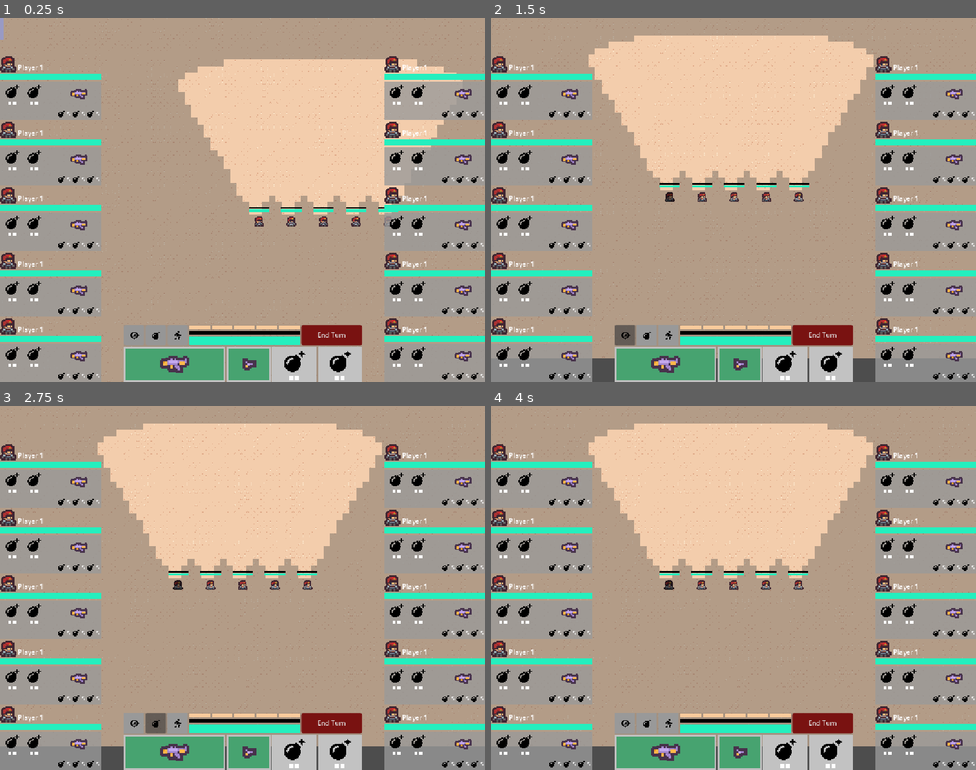
Above: before the commit, frames 1-4 (two rows, left to right).
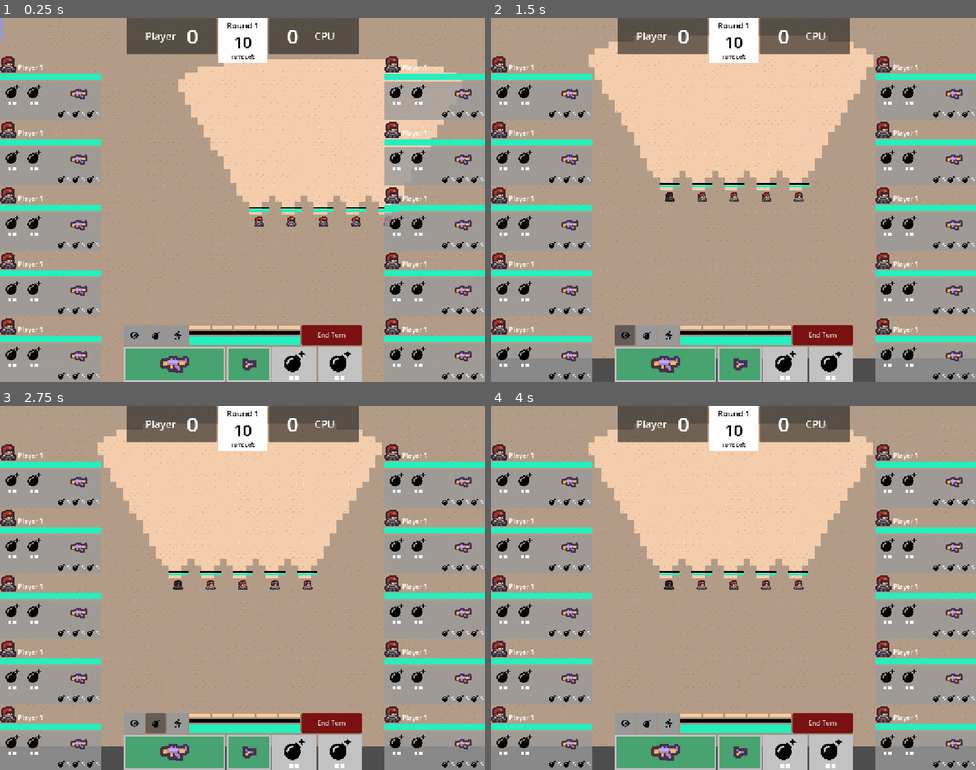
Above: after the commit, the same moments.

Repository: david8zhang/valorant-team-manager-godot
Game: Godot game, scene res://scenes/GameRound.tscn
The game is run twice, just before and just after one commit, with the same random seed, the same clock (stepped at 60 frames per second) and the same inputs.
Inputs (mouse positions are in pixels of both pictures, inside the frame that each line leads up to):
- Up to frame 1 (0.25 s): no input
- Up to frame 2 (1.5 s): click "End Turn" at 0.5 s; click (626, 334) at 1.25 s
- Up to frame 3 (2.75 s): click (155, 722) at 2 s
- Up to frame 4 (4 s): click (670, 722) at 2.75 s; click (665, 751) at 3.5 s

The runs differ from the first frame. In frame 1, 5.0% of the frame differs, in the area x 26-74%, y 0-13%; in frame 2, 5.0%; in frame 3, 5.0%; in frame 4, 5.0%.

Commit message:
add scoreboard, export mockups

Diff:
--- /dev/null
+++ b/codebase/prefabs/Scoreboard.tscn
@@ -0,0 +1,137 @@
+[gd_scene load_steps=3 format=3 uid="uid://do06qong074fn"]
+
+[ext_resource type="Script" uid="uid://fxjfmqji77tn" path="res://scripts/Scoreboard.gd" id="1_agxdj"]
+
+[sub_resource type="StyleBoxFlat" id="StyleBoxFlat_7gbi6"]
+bg_color = Color(1, 1, 1, 1)
+
+[node name="Scoreboard" type="Control"]
+layout_mode = 3
+anchors_preset = 15
+anchor_right = 1.0
+anchor_bottom = 1.0
+grow_horizontal = 2
+grow_vertical = 2
+mouse_filter = 2
+script = ExtResource("1_agxdj")
+
+[node name="HBoxContainer" type="HBoxContainer" parent="."]
+layout_mode = 1
+anchors_preset = 5
+anchor_left = 0.5
+anchor_right = 0.5
+offset_left = -20.0
+offset_right = 20.0
+offset_bottom = 40.0
+grow_horizontal = 2
+
+[node name="PlayerScoreContainer" type="PanelContainer" parent="HBoxContainer"]
+layout_mode = 2
+size_flags_vertical = 0
+
+[node name="MarginContainer" type="MarginContainer" parent="HBoxContainer/PlayerScoreContainer"]
+layout_mode = 2
+theme_override_constants/margin_left = 35
+theme_override_constants/margin_top = 10
+theme_override_constants/margin_right = 35
+theme_override_constants/margin_bottom = 10
+
+[node name="PlayerScore" type="HBoxContainer" parent="HBoxContainer/PlayerScoreContainer/MarginContainer"]
+custom_minimum_size = Vector2(150, 0)
+layout_mode = 2
+size_flags_horizontal = 8
+size_flags_vertical = 4
+alignment = 1
+
+[node name="Label" type="Label" parent="HBoxContainer/PlayerScoreContainer/MarginContainer/PlayerScore"]
+custom_minimum_size = Vector2(100, 0)
+layout_mode = 2
+theme_override_font_sizes/font_size = 25
+text = "Player"
+horizontal_alignment = 1
+
+[node name="Score" type="Label" parent="HBoxContainer/PlayerScoreContainer/MarginContainer/PlayerScore"]
+custom_minimum_size = Vector2(50, 0)
+layout_mode = 2
+theme_override_font_sizes/font_size = 50
+text = "0"
+horizontal_alignment = 1
+
+[node name="RoundInfoContainer" type="PanelContainer" parent="HBoxContainer"]
+layout_mode = 2
+theme_override_styles/panel = SubResource("StyleBoxFlat_7gbi6")
+
+[node name="MarginContainer" type="MarginContainer" parent="HBoxContainer/RoundInfoContainer"]
+layout_mode = 2
+theme_override_constants/margin_left = 20
+theme_override_constants/margin_top = 5
+theme_override_constants/margin_right = 20
+theme_override_constants/margin_bottom = 5
+
+[node name="RoundInfo" type="VBoxContainer" parent="HBoxContainer/RoundInfoContainer/MarginContainer"]
+layout_mode = 2
+size_flags_horizontal = 4
+theme_override_constants/separation = 0
+alignment = 1
+
+[node name="Label" type="Label" parent="HBoxContainer/RoundInfoContainer/MarginContainer/RoundInfo"]
+layout_mode = 2
+theme_override_colors/font_color = Color(0, 0, 0, 1)
+theme_override_font_sizes/font_size = 20
+text = "Round 1"
+horizontal_alignment = 1
+vertical_alignment = 1
+
+[node name="Turns" type="Label" parent="HBoxContainer/RoundInfoContainer/MarginContainer/RoundInfo"]
+layout_mode = 2
+theme_override_colors/font_color = Color(0, 0, 0, 1)
+theme_override_font_sizes/font_size = 40
+text = "10"
+horizontal_alignment = 1
+
+[node name="TurnsLabel" type="Label" parent="HBoxContainer/RoundInfoContainer/MarginContainer/RoundInfo"]
+layout_mode = 2
+theme_override_colors/font_color = Color(0, 0, 0, 1)
+theme_override_font_sizes/font_size = 12
+text = "Turns Left"
+horizontal_alignment = 1
+
+[node name="BuyPhase" type="Label" parent="HBoxContainer/RoundInfoContainer/MarginContainer/RoundInfo"]
+visible = false
+layout_mode = 2
+theme_override_colors/font_color = Color(0, 0, 0, 1)
+theme_override_font_sizes/font_size = 40
+text = "BUY"
+horizontal_alignment = 1
+
+[node name="CPUScoreContainer" type="PanelContainer" parent="HBoxContainer"]
+layout_mode = 2
+size_flags_vertical = 0
+
+[node name="MarginContainer" type="MarginContainer" parent="HBoxContainer/CPUScoreContainer"]
+layout_mode = 2
+theme_override_constants/margin_left = 35
+theme_override_constants/margin_top = 10
+theme_override_constants/margin_right = 35
+theme_override_constants/margin_bottom = 10
+
+[node name="CPUScore" type="HBoxContainer" parent="HBoxContainer/CPUScoreContainer/MarginContainer"]
+custom_minimum_size = Vector2(150, 0)
+layout_mode = 2
+size_flags_horizontal = 8
+size_flags_vertical = 4
+alignment = 1
+
+[node name="Score" type="Label" parent="HBoxContainer/CPUScoreContainer/MarginContainer/CPUScore"]
+custom_minimum_size = Vector2(50, 0)
+layout_mode = 2
+theme_override_font_sizes/font_size = 50
+text = "0"
+horizontal_alignment = 1
+
+[node name="Label" type="Label" parent="HBoxContainer/CPUScoreContainer/MarginContainer/CPUScore"]
+custom_minimum_size = Vector2(100, 0)
+layout_mode = 2
+theme_override_font_sizes/font_size = 25
+text = "CPU"
+horizontal_alignment = 1
--- a/codebase/scenes/GameRound.tscn
+++ b/codebase/scenes/GameRound.tscn
@@ -1,8 +1,9 @@
-[gd_scene load_steps=13 format=3 uid="uid://cui8rqxwjorad"]
+[gd_scene load_steps=14 format=3 uid="uid://cui8rqxwjorad"]
 
 [ext_resource type="Script" uid="uid://ctv4akl0kybty" path="res://scripts/GameRound.gd" id="1_dq0hy"]
 [ext_resource type="PackedScene" uid="uid://8f0kh0fhafed" path="res://prefabs/ActionMenu.tscn" id="2_1ryu6"]
 [ext_resource type="PackedScene" uid="uid://dle3ma7ge5t1o" path="res://prefabs/Map.tscn" id="2_74q1x"]
+[ext_resource type="PackedScene" uid="uid://do06qong074fn" path="res://prefabs/Scoreboard.tscn" id="2_d43p7"]
 [ext_resource type="PackedScene" uid="uid://y4eeluvjf47n" path="res://prefabs/TeamStatus.tscn" id="2_ngxvu"]
 [ext_resource type="Script" uid="uid://dl0x03lnvo0xy" path="res://scripts/GameCamera.gd" id="2_twj6c"]
 [ext_resource type="PackedScene" uid="uid://dgma3qa7i4xrv" path="res://prefabs/Agent.tscn" id="3_74q1x"]
@@ -26,6 +27,9 @@
 grow_horizontal = 2
 grow_vertical = 2
 mouse_filter = 2
+
+[node name="Scoreboard" parent="CanvasLayer/Control" instance=ExtResource("2_d43p7")]
+layout_mode = 1
 
 [node name="TeamStatus" parent="CanvasLayer/Control" instance=ExtResource("2_ngxvu")]
 layout_mode = 1
--- a/codebase/scripts/CPUAgentController.gd
+++ b/codebase/scripts/CPUAgentController.gd
@@ -20,9 +20,12 @@
 	selected_agent.move_to_position(rand_pos, complete_move)
 
 func start_turn():
-	var agents_to_select = game_round.cpu_team.agents.filter(func (a: Agent): return !a.is_dead())
-	selected_agent = agents_to_select.pick_random()
-	move_agent()
+	var agents_to_select = game_round.cpu_team.agents.filter(func (a: Agent): return !a.is_dead() and !a.has_completed_turn)
+	if agents_to_select.is_empty():
+		complete_turn()
+	else:
+		selected_agent = agents_to_select.pick_random()
+		move_agent()
 
 func complete_move():
 	on_complete_move.emit()
@@ -52,6 +55,7 @@
 		complete_turn()
 
 func complete_turn():
+	selected_agent.has_completed_turn = true
 	on_complete_turn.emit()
 
 func get_positions_to_move_to():
--- a/codebase/scripts/GameRound.gd
+++ b/codebase/scripts/GameRound.gd
@@ -14,6 +14,7 @@
 @onready var game_camera := $GameCamera as GameCamera
 @onready var action_menu := $CanvasLayer/Control/ActionMenu as ActionMenu
 @onready var battle_preview_menu := $CanvasLayer/Control/BattlePreview as BattlePreview
+@onready var scoreboard := $CanvasLayer/Control/Scoreboard as Scoreboard
 
 static var AP_COST_MOVE_PER_SQUARE = 0.1
 static var AP_COST_PRIMARY_ATTACK = 1
@@ -31,12 +32,32 @@
 	map.show_player_team_visible_tiles()
 
 func on_complete_turn():
+	# Check if all agents have completed their turns
+	if have_all_agents_completed_turn():
+		go_to_next_turn_cycle()
 	if curr_turn_side == Side.PLAYER:
 		curr_turn_side = Side.CPU
 		cpu_agent_controller.start_turn()
 	else:
 		curr_turn_side = Side.PLAYER
 		agent_controller.start_turn()
+
+func have_all_agents_completed_turn():
+	var all_agents = player_team.agents + cpu_team.agents
+	for a in all_agents:
+		var agent = a as Agent
+		if !agent.is_dead() and !agent.has_completed_turn:
+			return false
+
+func go_to_next_turn_cycle():
+	scoreboard.decrement_turn()
+	var all_agents = player_team.agents + cpu_team.agents
+	for a in all_agents:
+		var agent = a as Agent
+		agent.has_completed_turn = false
+	for a in player_team.agents:
+		var agent = a as Agent
+		agent.sprite.self_modulate = Color(1, 1, 1)
 
 func update_visible_enemies():
 	var visible_tiles = player_team.get_all_visible_tiles() as Array
--- /dev/null
+++ b/codebase/scripts/Scoreboard.gd
@@ -0,0 +1,27 @@
+class_name Scoreboard
+extends Control
+
+@onready var player_score_label = $HBoxContainer/PlayerScoreContainer/MarginContainer/PlayerScore/Score
+@onready var cpu_score_label = $HBoxContainer/CPUScoreContainer/MarginContainer/CPUScore/Score
+@onready var round_number_label = $HBoxContainer/RoundInfoContainer/MarginContainer/RoundInfo/Label
+@onready var turns_remaining_label = $HBoxContainer/RoundInfoContainer/MarginContainer/RoundInfo/Turns
+
+@export var PLANT_PHASE_TURN_LIMIT = 10
+@export var DEFUSE_PHASE_TURN_LIMIT = 5
+
+var turns_remaining = PLANT_PHASE_TURN_LIMIT
+var round_num := 1
+var player_score := 0
+var cpu_score := 0
+
+func _ready() -> void:
+	turns_remaining_label.text = str(turns_remaining)
+	round_number_label.text = "Round " + str(round_num)
+	player_score_label.text = str(player_score)
+	cpu_score_label.text = str(cpu_score)
+
+func decrement_turn():
+	turns_remaining = max(0, turns_remaining - 1)
+	if turns_remaining == 0:
+		print("Phase over!")
+	turns_remaining_label.text = str(turns_remaining)
Not shown, added: codebase/scripts/Scoreboard.gd.uid
Not shown, added: mockups/mockups.png
